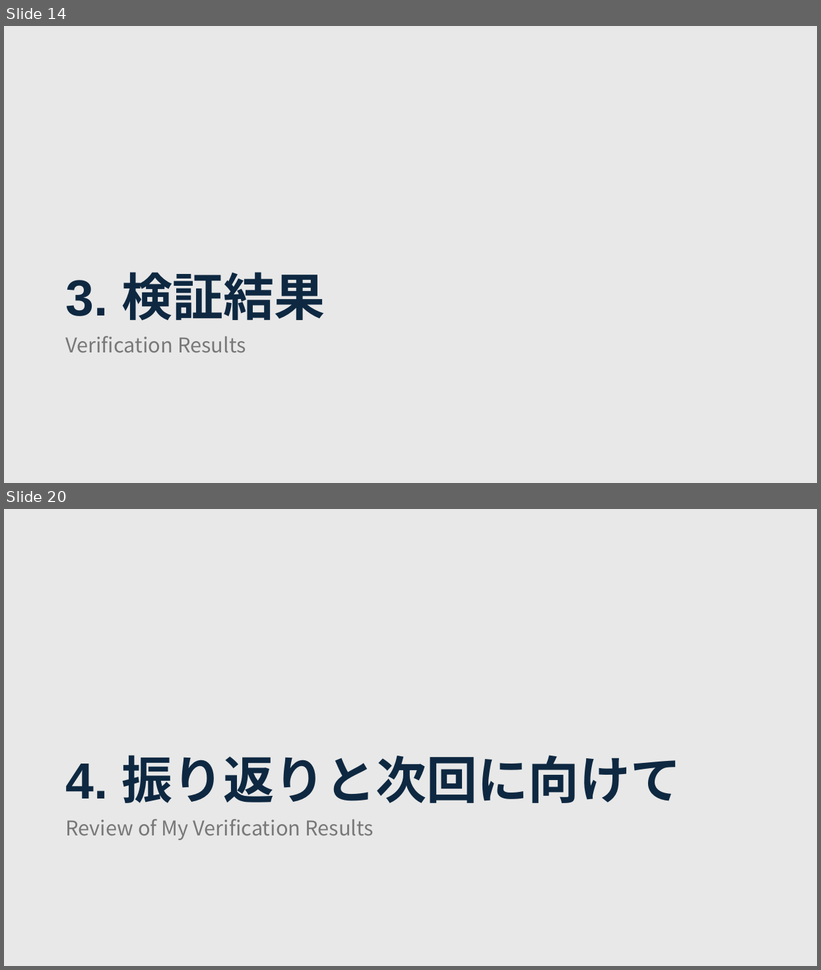
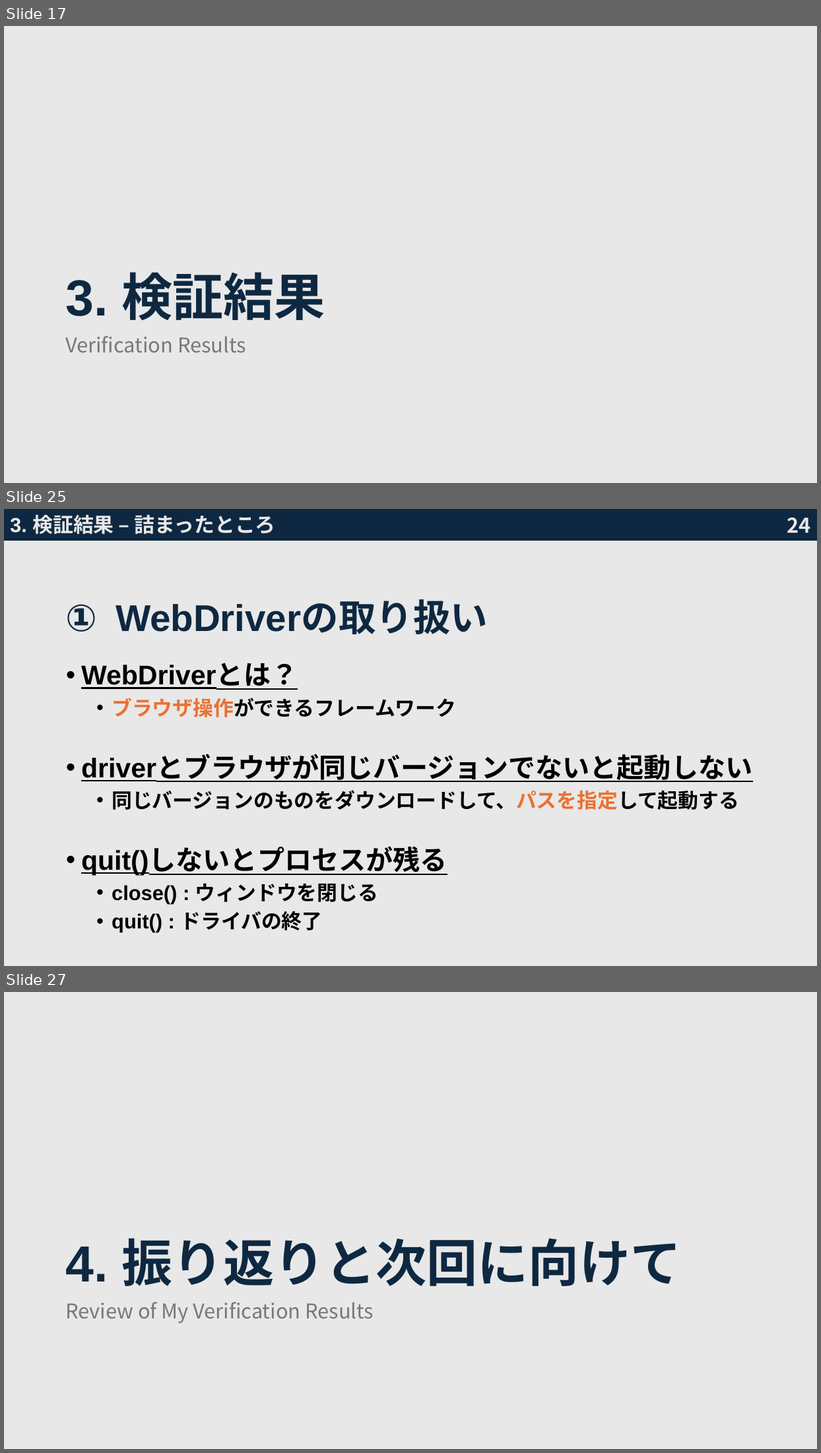
Before and after one commit to sahokk/JavaDakoku0502, a slide deck: 技術検証発表資料2.pptx. Shown one above the other, each under a label of ours: slides 14 and 20 before the commit, slides 17, 25 and 27 after it; the slides between them are not shown. The pictures are 821x970 and 821x1453 pixels, drawn with LibreOffice and Linux fonts; fonts in the diff are those of the drawing. Boxes give left, top, right and bottom in pixels: in the first picture for what was removed or moved away, otherwise in the second. Text is boxed around its words. In the diff, an @@ line names an element or a change of style, - is before the commit and + after.

```diff
--- a/技術検証発表資料2.pptx
+++ b/技術検証発表資料2.pptx
@@ slide 25 added at [4, 509, 817, 966], background #E8E8E8 @@
@@ rectangle added at [4, 509, 817, 540], fill #0E2841, outline #092A39 1.5 pt @@
@@ text added at [10, 515, 275, 534], 24 pt, text #E8E8E8, bold @@
+3. 検証結果 – 詰まったところ
@@ page number added at [787, 517, 811, 533], 24 pt, text #E8E8E8, bold @@
+24
@@ title added at [116, 602, 488, 634], 44 pt, text #0E2841, bold @@
+1. WebDriverの取り扱い
@@ text added at [81, 663, 752, 933], 24 pt, text #000000, bold @@
+• WebDriverとは？
+  • ブラウザ操作ができるフレームワーク
+• driverとブラウザが同じバージョンでないと起動しない
+  • 同じバージョンのものをダウンロードして、パスを指定して起動する
+• quit()しないとプロセスが残る
+  • close() : ウィンドウを閉じる
+  • quit() : ドライバの終了
@@ what was slide 14 is now slide 17 @@
@@ what was slide 20 is now slide 27 @@
```
Also in this commit, not shown: 12 slides changed, 14 other slides added, 8 slides removed, 31 other files.
